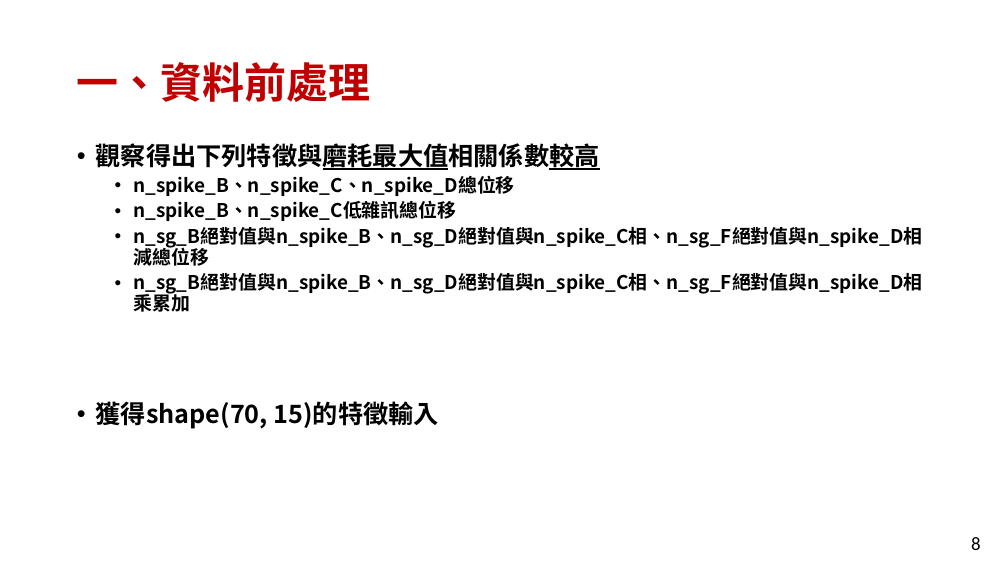
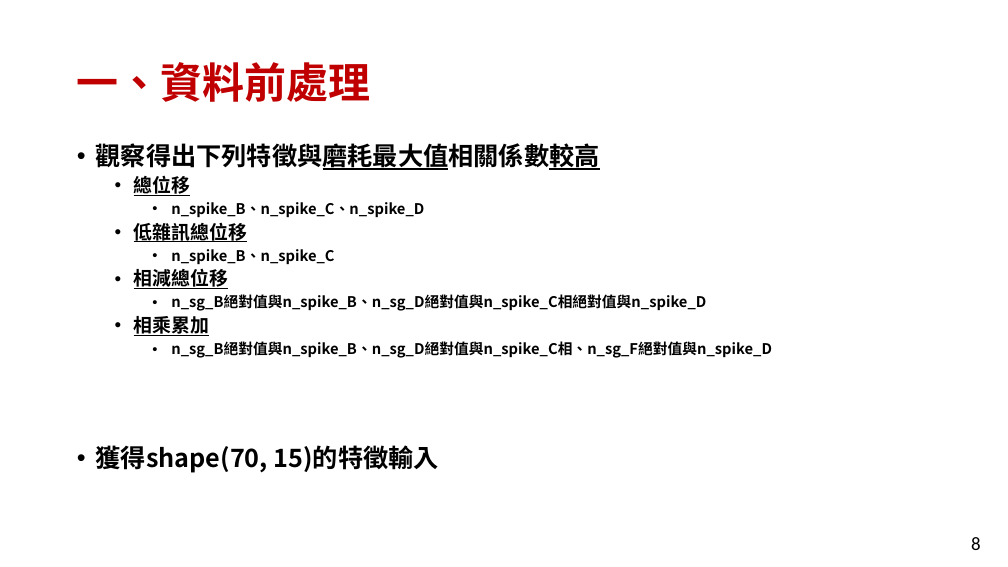
Before and after one commit to FuJasmine/imbd2022final, a slide deck: slide 8 of imbd2022final-ProjectB/111052_projectB_report.pptx. Drawn at 1008x567 pixels with LibreOffice and Linux fonts; fonts in the diff are those of the drawing. Boxes give left, top, right and bottom in pixels: in the first picture for what was removed or moved away, otherwise in the second. Text is boxed around its words. In the diff, an @@ line names an element or a change of style, - is before the commit and + after.

```diff
--- a/imbd2022final-ProjectB/111052_projectB_report.pptx
+++ b/imbd2022final-ProjectB/111052_projectB_report.pptx
@@ text at box(134, 172, 772, 358): text changed; size 18 to 14 pt @@
-  • n_spike_B、n_spike_C、n_spike_D總位移
-  • n_spike_B、n_spike_C低雜訊總位移
-  • n_sg_B絕對值與n_spike_B、n_sg_D絕對值與n_spike_C相、n_sg_F絕對值與n_spike_D相減總位移
-  • n_sg_B絕對值與n_spike_B、n_sg_D絕對值與n_spike_C相、n_sg_F絕對值與n_spike_D相乘累加
+  • 總位移
+    • n_spike_B、n_spike_C、n_spike_D
+  • 低雜訊總位移
+    • n_spike_B、n_spike_C
+  • 相減總位移
+    • n_sg_B絕對值與n_spike_B、n_sg_D絕對值與n_spike_C相絕對值與n_spike_D
+  • 相乘累加
+    • n_sg_B絕對值與n_spike_B、n_sg_D絕對值與n_spike_C相、n_sg_F絕對值與n_spike_D
```
Also in this commit, not shown: 1 other slide changed, 8 other files.
